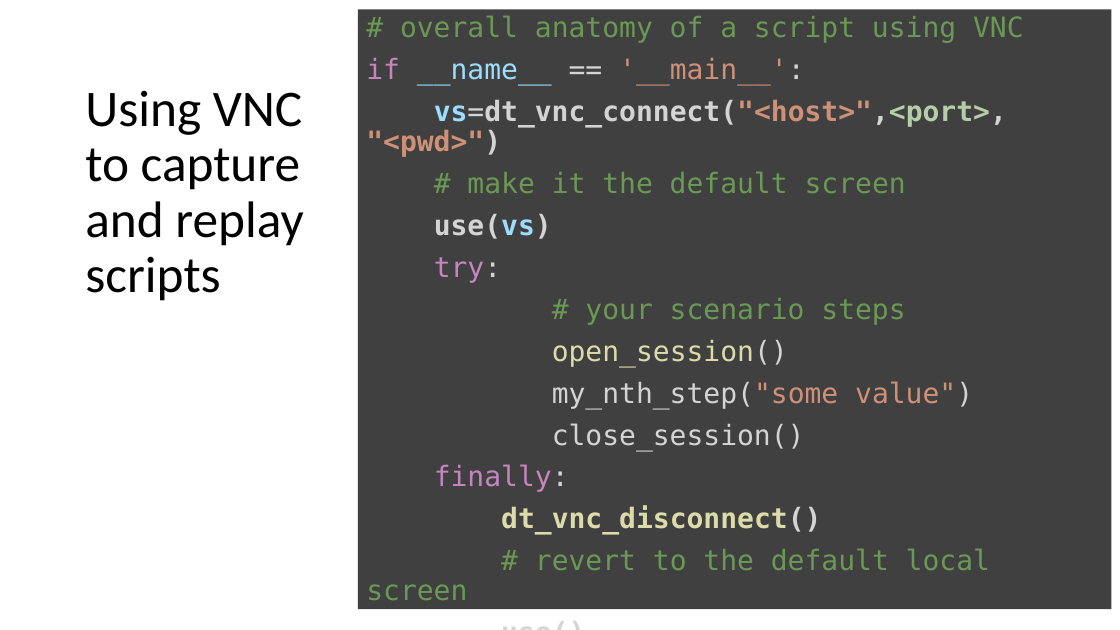
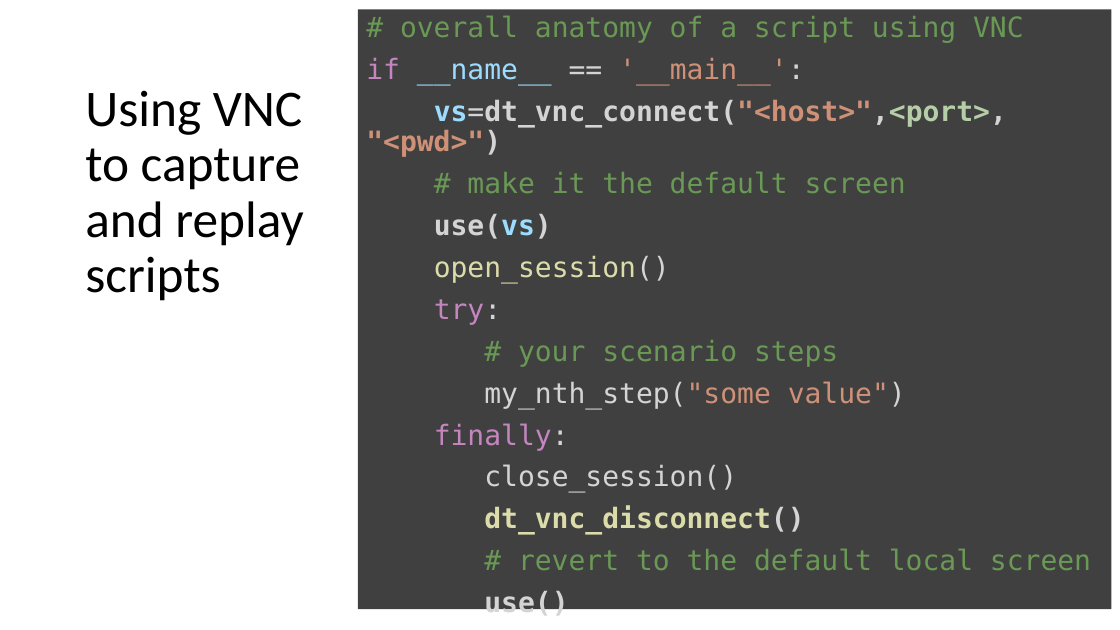
Before and after one commit to LO-RAN/dt_sikulix_bridge, a slide deck: slide 14 of documentation/dt_sikulix_bridge.pptx. Drawn at 1120x630 pixels with LibreOffice and Linux fonts; fonts in the diff are those of the drawing. Boxes give left, top, right and bottom in pixels: in the first picture for what was removed or moved away, otherwise in the second. Text is boxed around its words. In the diff, an @@ line names an element or a change of style, - is before the commit and + after.

```diff
--- a/documentation/dt_sikulix_bridge.pptx
+++ b/documentation/dt_sikulix_bridge.pptx
@@ text at (434,255,670,283): paragraph added @@
+open_session()
@@ text at (552,339,788,367): paragraph removed @@
-open_session()
@@ text at (434,423,569,451): paragraph added @@
+finally:
@@ text at (434,464,569,492): paragraph removed @@
-finally:
```
Also in this commit, not shown: 3 other slides changed.
